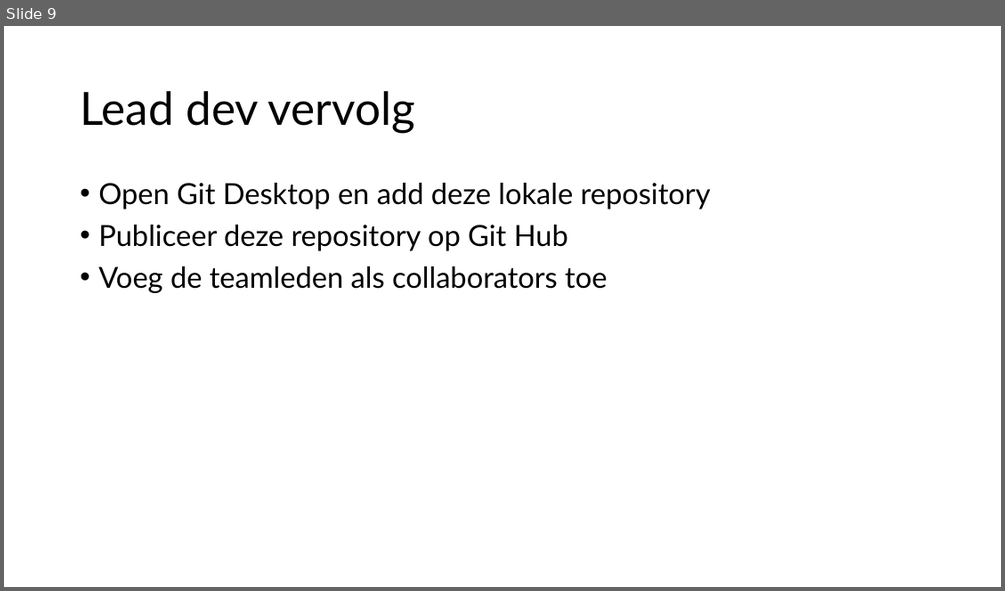
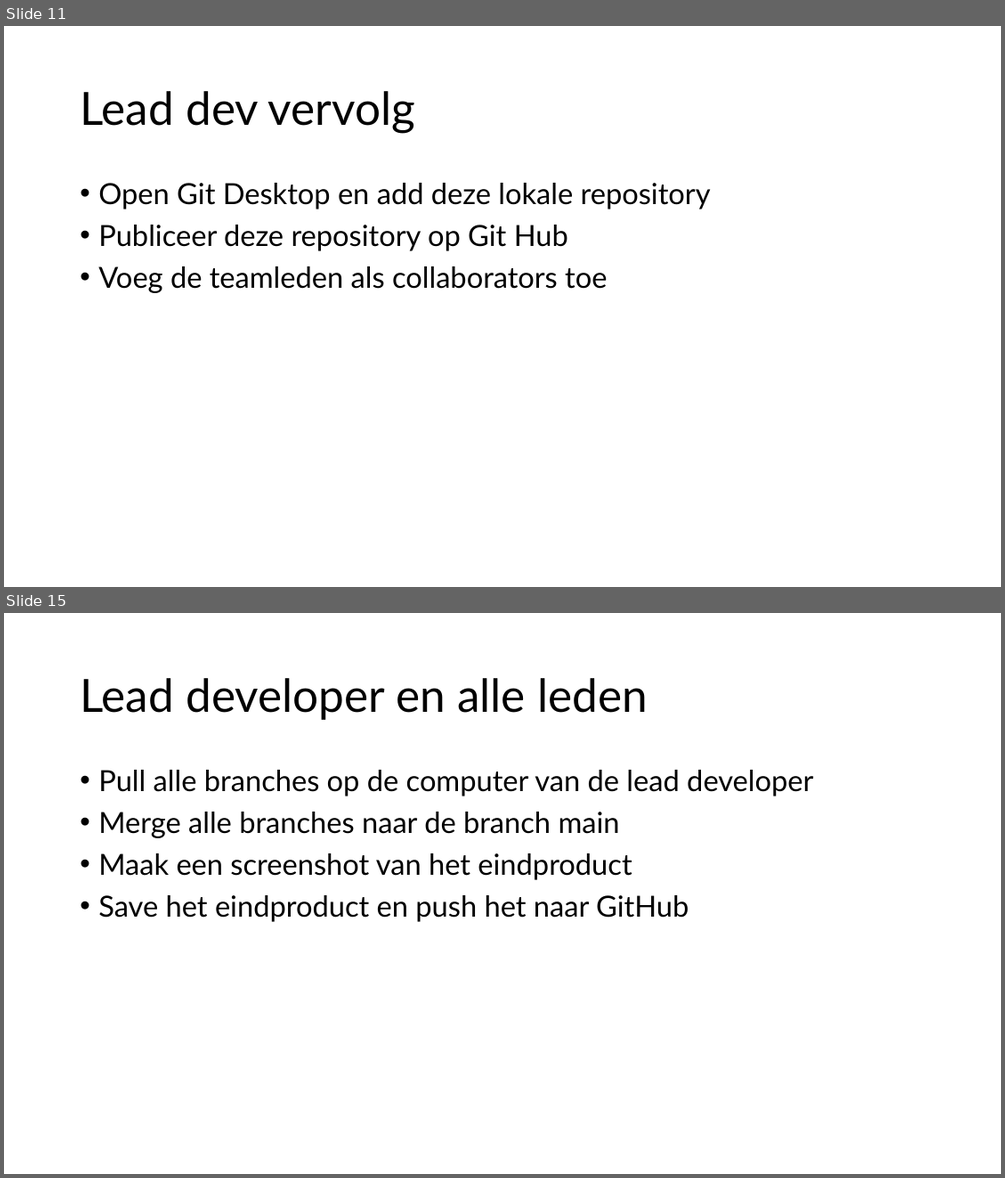
Before and after one commit to djsjollema/lessen-gamedevelopment, a slide deck: M2/Skill/3-Git and Unity/3-Git en Unity.pptx. Shown one above the other, each under a label of ours: slide 9 before the commit, slides 11 and 15 after it; the slides between them are not shown. The pictures are 1005x591 and 1005x1178 pixels, drawn with LibreOffice and Linux fonts; fonts in the diff are those of the drawing. Boxes give left, top, right and bottom in pixels: in the first picture for what was removed or moved away, otherwise in the second. Text is boxed around its words. In the diff, an @@ line names an element or a change of style, - is before the commit and + after.

```diff
--- a/M2/Skill/3-Git and Unity/3-Git en Unity.pptx
+++ b/M2/Skill/3-Git and Unity/3-Git en Unity.pptx
@@ slide 15 added at <box>4,613,1001,1174</box>, background #FFFFFF @@
@@ title added at <box>80,678,647,720</box>, 44 pt, text #000000 @@
+Lead developer en alle leden
@@ text added at <box>98,770,813,922</box>, 28 pt, text #000000 @@
+• Pull alle branches op de computer van de lead developer
+• Merge alle branches naar de branch main
+• Maak een screenshot van het eindproduct
+• Save het eindproduct en push het naar GitHub
@@ what was slide 9 is now slide 11 @@
```
Also in this commit, not shown: 1 slide changed, 5 other slides added.
